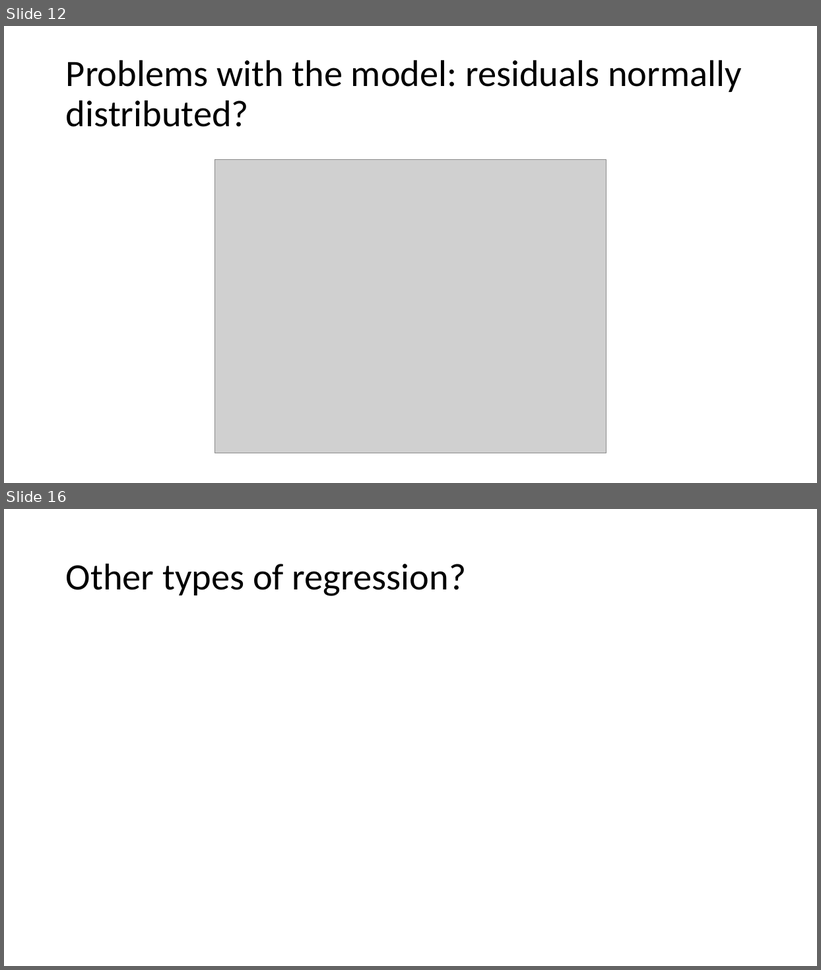
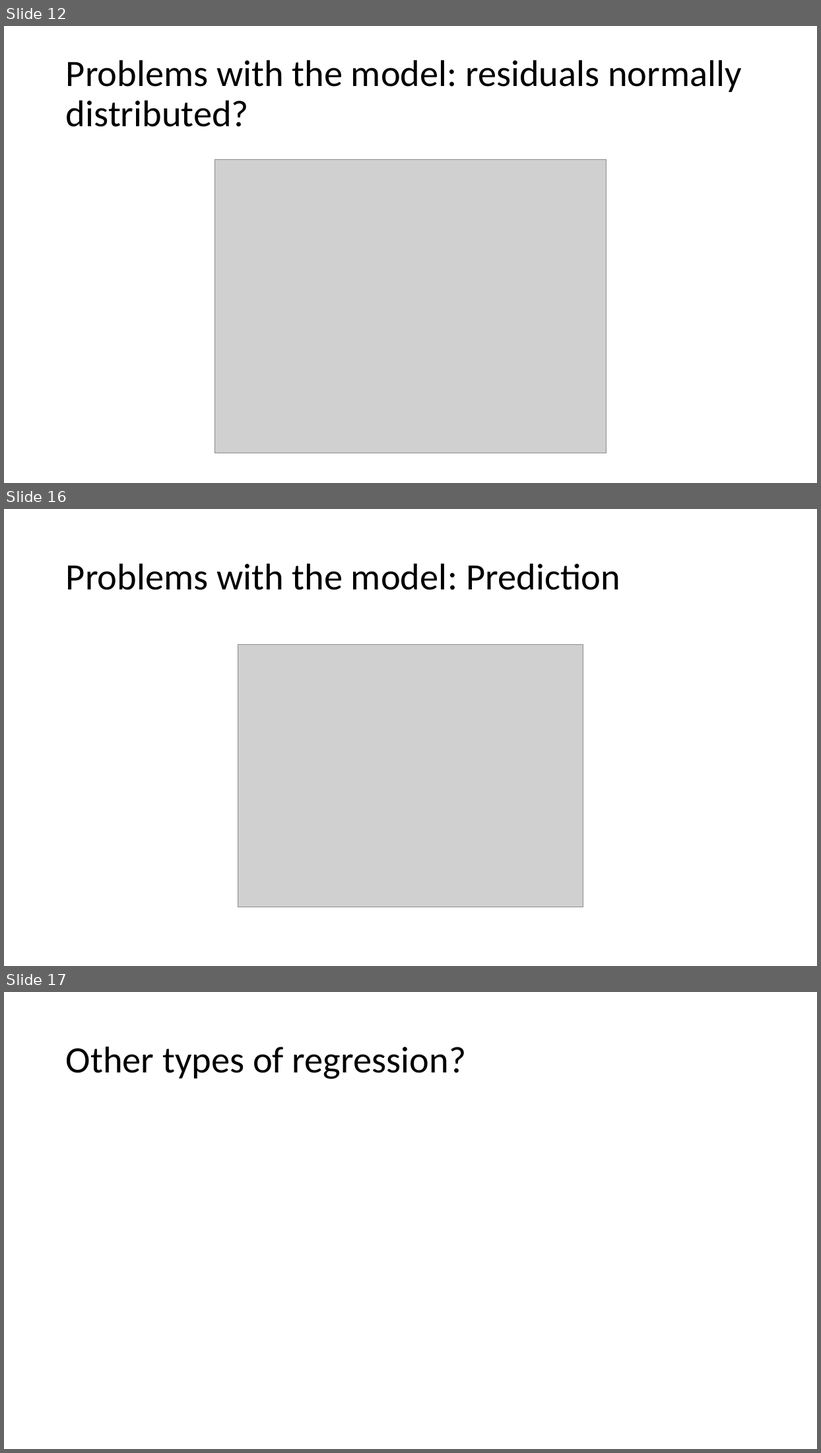
Before and after one commit to gregoja/Stock_Analysis, a slide deck: Stock price analysis and prediction.pptx. Shown one above the other, each under a label of ours: slides 12 and 16 before the commit, slides 12, 16 and 17 after it; the slides between them are not shown. The pictures are 821x970 and 821x1453 pixels, drawn with LibreOffice and Linux fonts; fonts in the diff are those of the drawing; grey boxes stand for pictures. Boxes give left, top, right and bottom in pixels: in the first picture for what was removed or moved away, otherwise in the second. Text is boxed around its words. In the diff, an @@ line names an element or a change of style, - is before the commit and + after.

Commit message:
linear regression prediction

```diff
--- a/Stock price analysis and prediction.pptx
+++ b/Stock price analysis and prediction.pptx
@@ slide 16 added at (x1=4, y1=509, x2=817, y2=966), background #FFFFFF @@
@@ title added at (x1=66, y1=563, x2=620, y2=590), 44 pt, text #000000 @@
+Problems with the model: Prediction
@@ picture added at (x1=238, y1=644, x2=583, y2=907) @@
@@ what was slide 16 is now slide 17 @@
```
Also in this commit, not shown: 7 slides changed, 1 other file.
